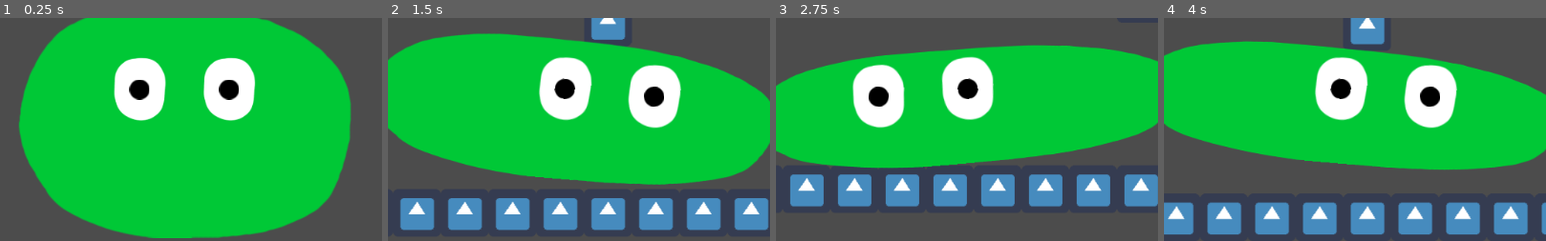
Above: before the commit, frames 1-4 (left to right).
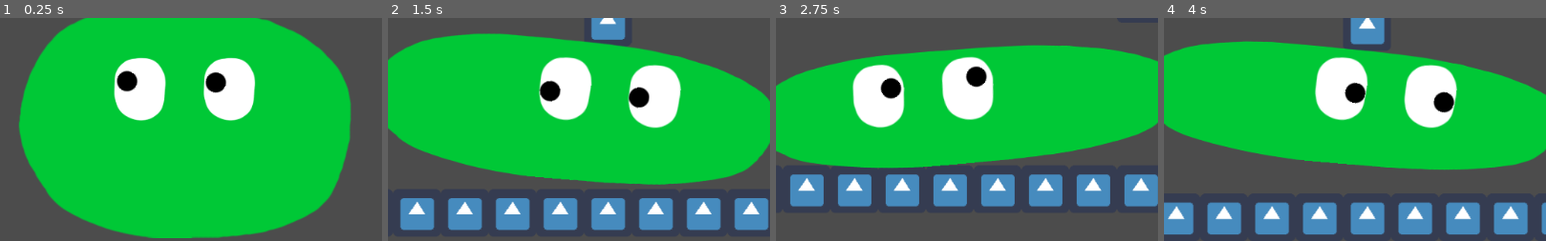
Above: after the commit, the same moments.

Repository: mariothedog/Shifty-Slime
Game: Godot game, scene res://Levels/Level0.tscn
Same seed, same stepped clock (60 frames per second), same inputs: the game is played once before the commit and once after it. The engine's default icon, where the game draws it, is replaced by a stand-in: a white triangle on a blue panel in a dark square.
Inputs (mouse positions are % of the whole screen's width and height, from its top left):
- Up to frame 1 (0.25 s): no input
- Up to frame 2 (1.5 s): move the mouse to (72, 45) at 0.52 s; hold S (shrink) 0.53-1.28 s; hold D (move_right) from 0.53 s (still down); tap Space (jump) at 0.77 s; move the mouse to (30, 55) at 1.27 s; tap S (shrink) at 1.35 s
- Up to frame 3 (2.75 s): tap Space (jump) at 1.52 s; move the mouse to (60, 28) at 2.02 s; release D (move_right) at 2.03 s; hold A (move_left) from 2.03 s (still down); hold S (shrink) from 2.03 s (still down)
- Up to frame 4 (4 s): move the mouse to (45, 70) at 2.77 s; release A (move_left) at 2.78 s; release S (shrink) at 2.78 s; hold D (move_right) from 2.78 s (still down); tap S (shrink) at 2.85 s; tap Space (jump) at 3.02, 3.77 s; tap Enter at 3.5 s; move the mouse to (80, 65) at 3.52 s; hold S (shrink) from 3.53 s (still down)
The pictures show only the part of the screen within x 26-76%, y 34-84%; the shares and areas given below are measured in that part.

The runs differ from the first frame. In frame 1, 1.4% of the frame differs, in the area x 30-63%, y 23-37%; in frame 2, 1.4%; in frame 3, 1.4%; in frame 4, 1.4%.

Commit message:
The player's eyes now look towards the mouse (googly eyes!)

Diff:
--- a/Player/Player.gd
+++ b/Player/Player.gd
@@ -63,6 +63,9 @@
 
 		$Eyes.position.x = lerp($Eyes.position.x, 0, 0.2)
 
+	$"Eyes/Left Eye Base/Pupil".look_at(get_global_mouse_position())
+	$"Eyes/Right Eye Base/Pupil".look_at(get_global_mouse_position())
+
 	velocity.x = input_vel_x * speed
 
 	jump = false
--- a/Player/Player.tscn
+++ b/Player/Player.tscn
@@ -34,12 +34,14 @@
 position = Vector2( -60, 0 )
 texture = ExtResource( 3 )
 
-[node name="Sprite" type="Sprite" parent="Eyes/Left Eye Base"]
+[node name="Pupil" type="Sprite" parent="Eyes/Left Eye Base"]
 texture = ExtResource( 4 )
+offset = Vector2( 20, 0 )
 
 [node name="Right Eye Base" type="Sprite" parent="Eyes"]
 position = Vector2( 60, 0 )
 texture = ExtResource( 3 )
 
-[node name="Sprite" type="Sprite" parent="Eyes/Right Eye Base"]
+[node name="Pupil" type="Sprite" parent="Eyes/Right Eye Base"]
 texture = ExtResource( 4 )
+offset = Vector2( 20, 0 )
